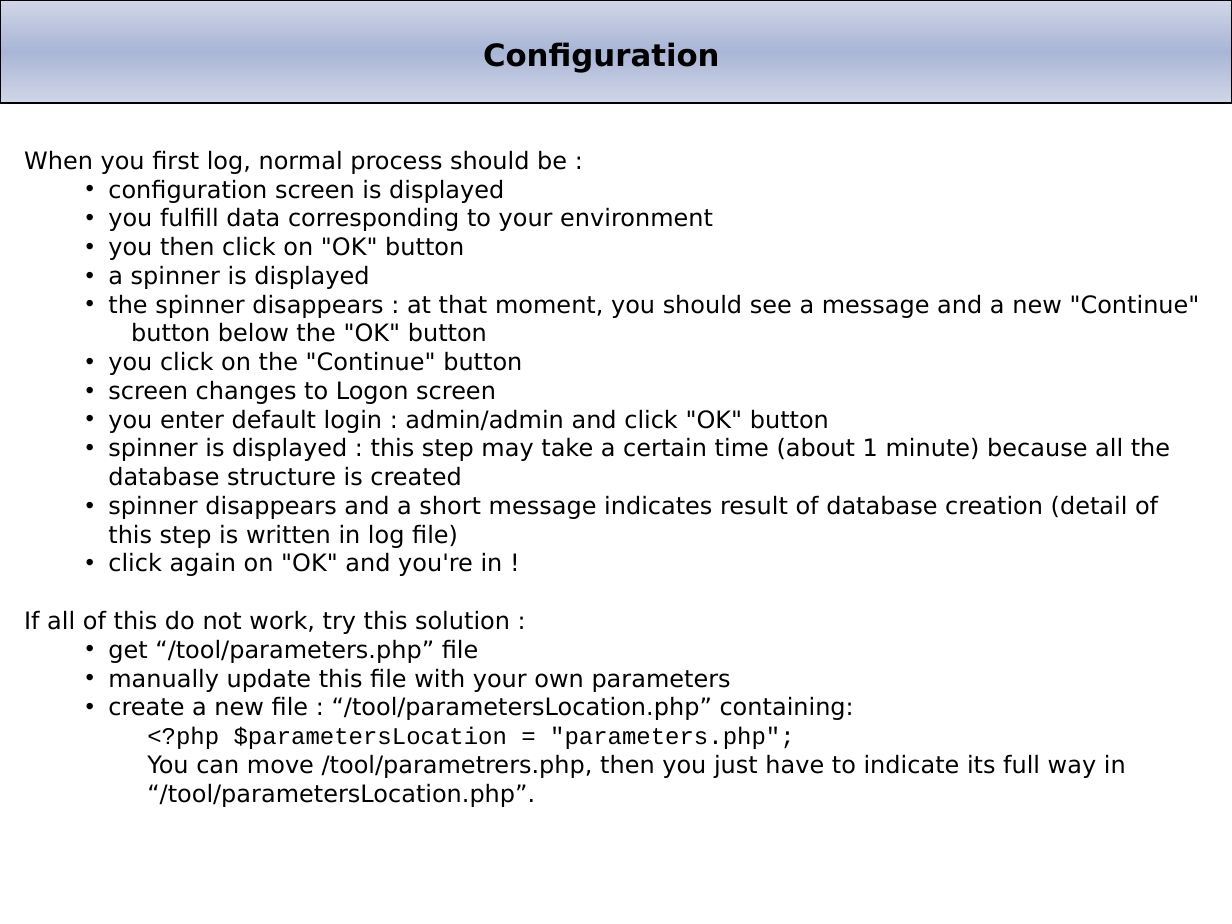
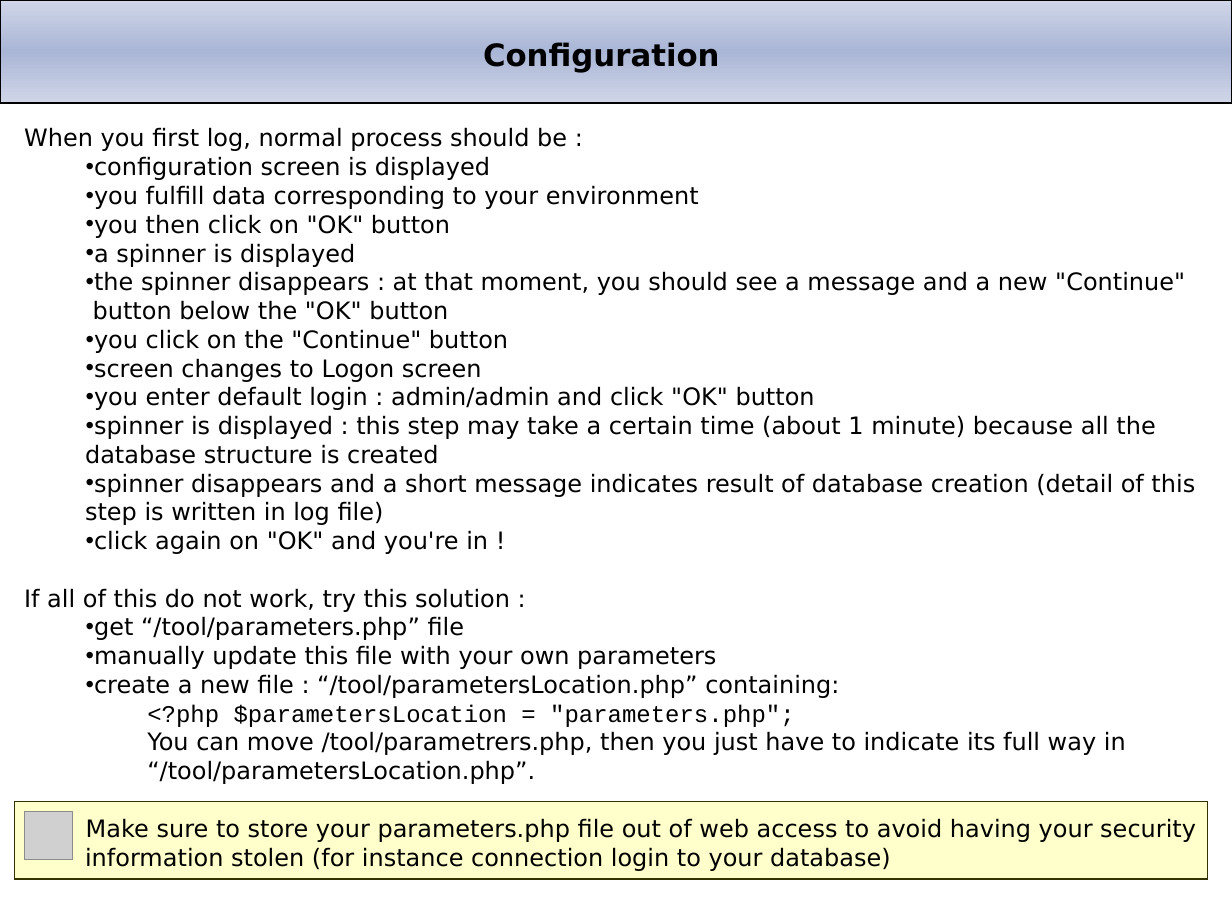
Before and after one commit to babynus/projeqtor, a slide deck: slide 9 of branches/V1.4/projector/manual/Project'Or RIA.ppt. Drawn at 1232x924 pixels with LibreOffice and Linux fonts; fonts in the diff are those of the drawing; grey boxes stand for pictures; background and template pictures are left out. Boxes give left, top, right and bottom in pixels: in the first picture for what was removed or moved away, otherwise in the second. Text is boxed around its words. In the diff, an @@ line names an element or a change of style, - is before the commit and + after.

```diff
--- a/branches/V1.4/projector/manual/Project'Or RIA.ppt
+++ b/branches/V1.4/projector/manual/Project'Or RIA.ppt
@@ text "When you first log, normal ...": place and size @@
-text "When you first log, normal ..." at (24, 150, 1200, 807)
+text "When you first log, normal ..." at (24, 127, 1196, 871)
@@ text at (85, 156, 1195, 698): indent changed @@
@@ rectangle added at (15, 802, 1209, 880), fill #FFFF99 at 50% opacity, outline #333300 0.74 pt @@
@@ picture added at (25, 812, 73, 860) @@
@@ text at (85, 818, 1196, 871): paragraph added @@
+  Make sure to store your parameters.php file out of web access to avoid having your security information stolen (for instance connection login to your database)
```
Also in this commit, not shown: 1 other slide changed, 8 slides added, 1 slide removed, 1 other file.
